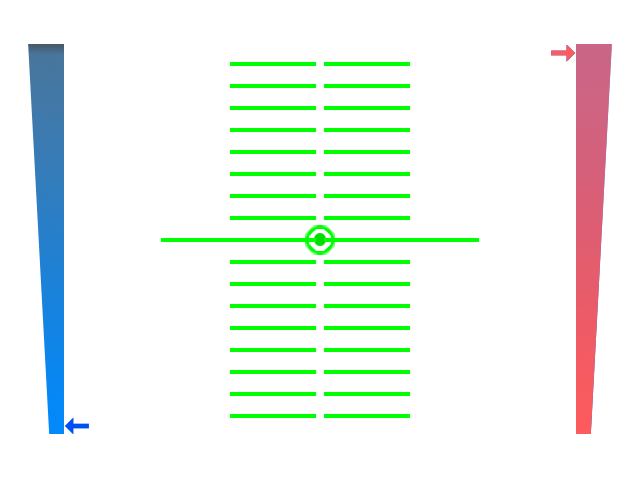
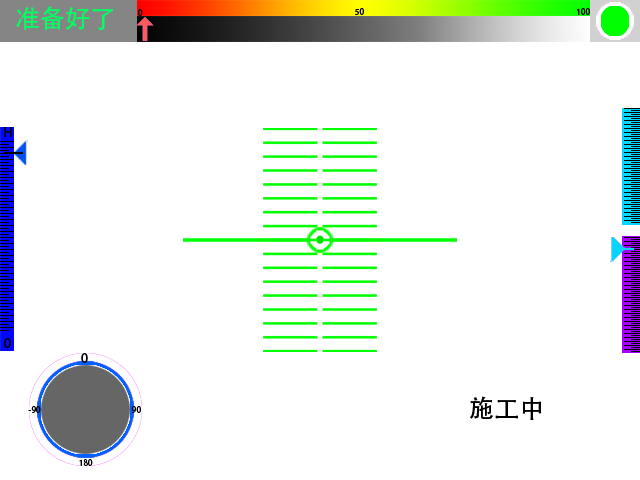
Layer changes from the first 640 × 480 image to the second:
added group "要动的" with 11 layers above "固定的" over [4, 6, 634, 448]
added layer "准备好了" in group "要动的" over [16, 6, 113, 30]
added layer "绿灯" in group "要动的" over [601, 6, 629, 36]
added layer "垂直速度指针" in group "要动的" over [610, 237, 634, 262]
moved "电量指针" into group "要动的", painted on it over [137, 16, 576, 62]
moved "高度指针" into group "要动的", painted on it over [4, 140, 89, 434]
moved "滚动" into group "要动的", painted on it over [230, 62, 410, 418]
added group "固定的" with 9 layers above "图层 3" over [0, 0, 640, 466]
added layer "垂直速度" in group "固定的" over [616, 236, 640, 353]
added layer "施工中" in group "固定的" over [470, 366, 587, 434]
added layer "速度" in group "固定的" over [622, 108, 640, 225]
added layer "方向转盘" in group "固定的" over [28, 353, 142, 466]
added layer "状态灯" in group "固定的" over [590, 0, 640, 42]
moved "电量" into group "固定的", painted on it over [137, 0, 612, 434]
added layer "飞行状态" (48%) in group "固定的" over [0, 0, 137, 42]
moved "高度" into group "固定的", painted on it over [0, 44, 64, 434]
moved "定线" into group "固定的", painted on it over [161, 225, 479, 255]
hid "图层 3", painted on it over [0, 0, 640, 466]
